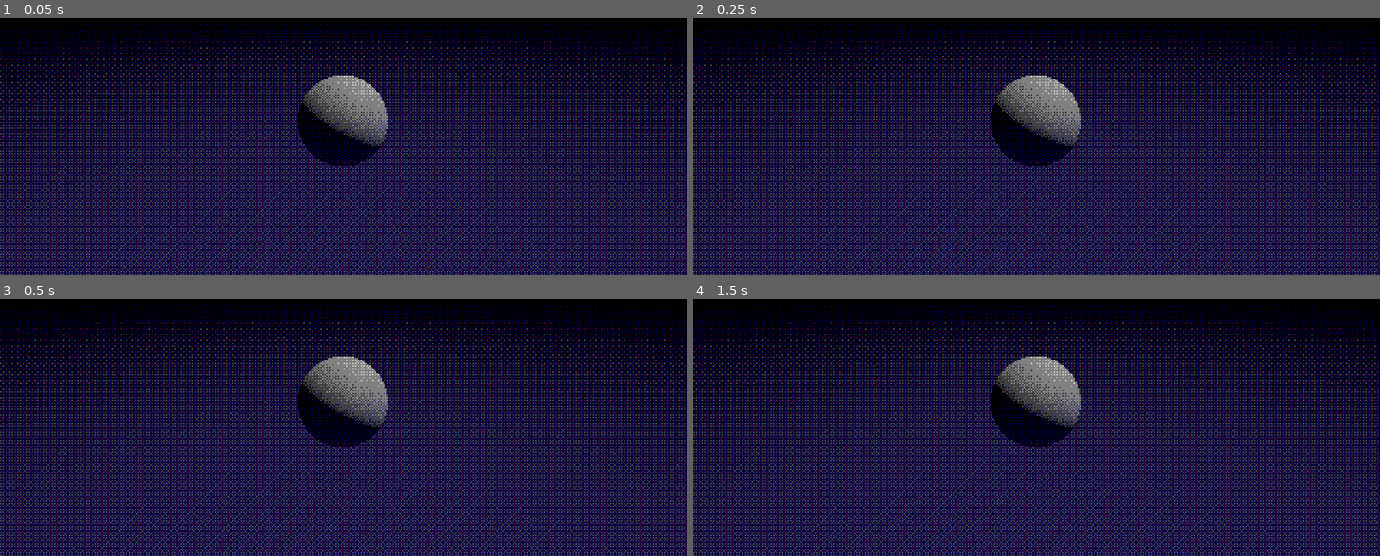
Above: before the commit, frames 1-4 (two rows, left to right).
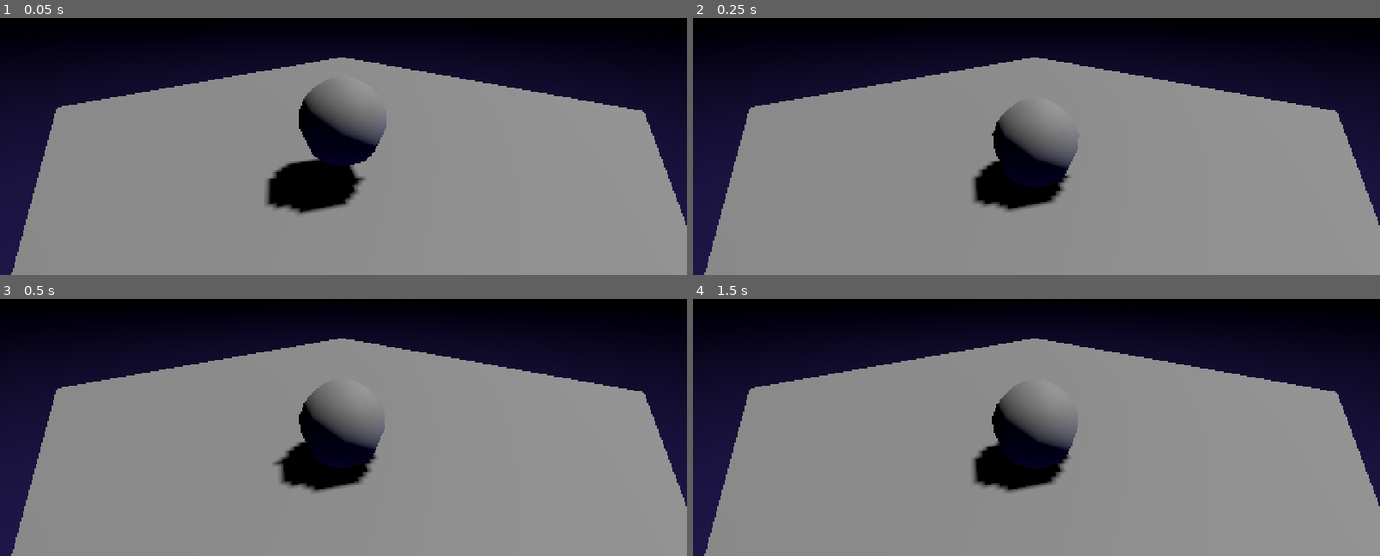
Above: after the commit, the same moments.

Repository: diejor/little-world-eater
Game: Godot game, scene res://scenes/main.tscn
The game is run twice, just before and just after one commit, with the same random seed, the same clock (stepped at 60 frames per second) and the same inputs.
Inputs:
- Up to frame 1 (0.05 s): no input
- Up to frame 2 (0.25 s): no input
- Up to frame 3 (0.5 s): no input
- Up to frame 4 (1.5 s): tap Enter at 1.25 s

The runs differ from the first frame. In frame 1, 84% of the frame differs, in the area x 0-100%, y 2-100%; in frame 2, 85%; in frame 3, 85%; in frame 4, 85%.

Commit message:
softbody ball on csg floor, camera script, dither tweaks

Diff:
--- a/scenes/main.tscn
+++ b/scenes/main.tscn
@@ -1,5 +1,6 @@
 [gd_scene format=3 uid="uid://o77fmum70w4b"]
 
+[ext_resource type="Script" uid="uid://cyggjpmx3nrfs" path="res://scripts/camera.gd" id="1_0wfyh"]
 [ext_resource type="Shader" uid="uid://d3yg7r1gtoshf" path="res://shaders/dither.gdshader" id="1_dither"]
 
 [sub_resource type="ProceduralSkyMaterial" id="ProceduralSkyMaterial_o5qli"]
@@ -21,14 +22,16 @@
 render_priority = 0
 shader = ExtResource("1_dither")
 shader_parameter/dither_repeat = 1.0
-shader_parameter/dither_strength = 1.0
+shader_parameter/dither_strength = 0.5
 shader_parameter/color_levels = 4.0
 
 [sub_resource type="QuadMesh" id="QuadMesh_dither"]
 material = SubResource("ShaderMaterial_dither")
 size = Vector2(2, 2)
 
-[sub_resource type="SphereMesh" id="SphereMesh_sgp6g"]
+[sub_resource type="SphereMesh" id="SphereMesh_o5qli"]
+radial_segments = 8
+rings = 8
 
 [node name="Main" type="Node3D" unique_id=1154245291]
 
@@ -41,10 +44,22 @@
 
 [node name="Camera3D" type="Camera3D" parent="." unique_id=1079991752]
 transform = Transform3D(0.7055845, -0.19223587, 0.6820527, 0, 0.9625005, 0.27127987, -0.70862573, -0.19141085, 0.67912555, 1.8547239, 1.179728, 1.8353326)
+script = ExtResource("1_0wfyh")
 
 [node name="PostProcessing" type="MeshInstance3D" parent="Camera3D" unique_id=1475329074]
+visible = false
 extra_cull_margin = 16000.0
 mesh = SubResource("QuadMesh_dither")
 
-[node name="Ball" type="CSGMesh3D" parent="." unique_id=199501885]
-mesh = SubResource("SphereMesh_sgp6g")
+[node name="SoftBody3D" type="SoftBody3D" parent="." unique_id=1391503846]
+mesh = SubResource("SphereMesh_o5qli")
+simulation_precision = 30
+
+[node name="CSGBox3D" type="CSGBox3D" parent="." unique_id=1919987408]
+transform = Transform3D(1, 0, 0, 0, 1, 0, 0, 0, 1, -1.5023193, -1.244167, -1.5388184)
+use_collision = true
+size = Vector3(8.538818, 1, 8.279785)
+
+[node name="CSGSphere3D" type="CSGSphere3D" parent="." unique_id=1619483195]
+transform = Transform3D(1, 0, 0, 0, 1, 0, 0, 0, 1, -12.106096, 0, 11.081882)
+radius = 4.3062143
--- /dev/null
+++ b/scripts/camera.gd
@@ -0,0 +1,3 @@
+extends Camera3D
+
+@export var target: Node
Not shown, added: scripts/camera.gd.uid
